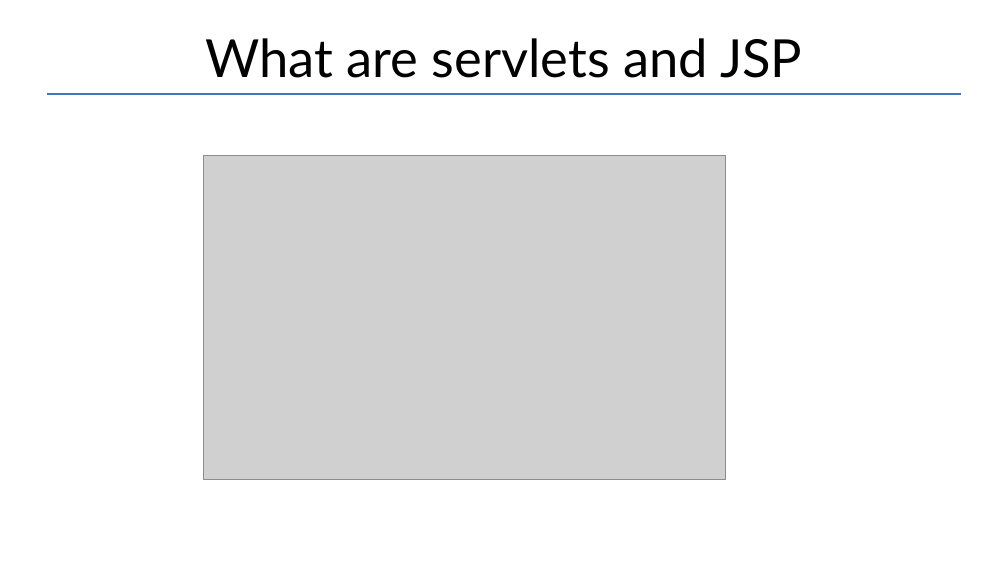
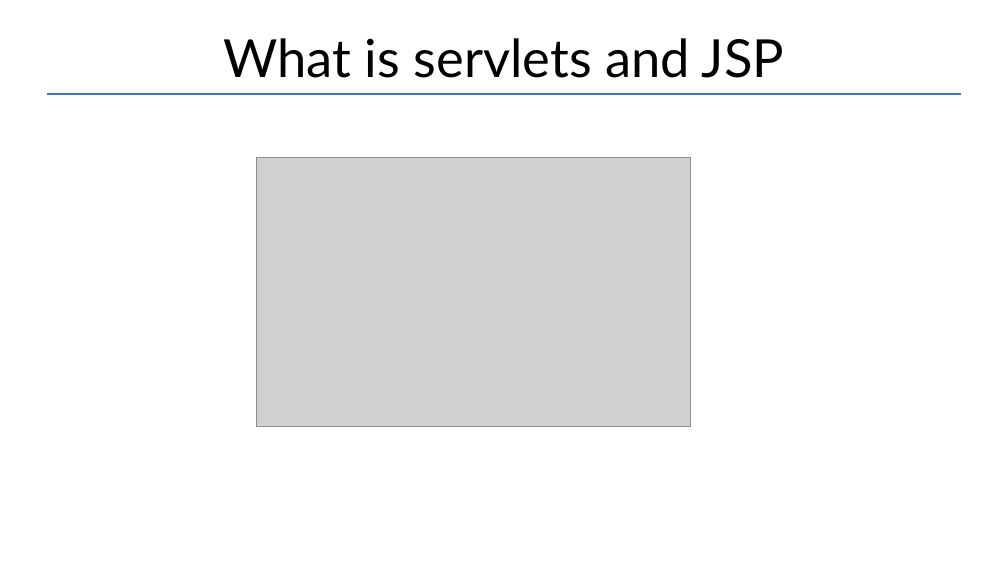
Before and after one commit to Garnik94/Levelup_presentations, a slide deck: slide 1 of Servlet/Servlet_Presentation.pptx. Drawn at 1008x567 pixels with LibreOffice and Linux fonts; fonts in the diff are those of the drawing; grey boxes stand for pictures. Boxes give left, top, right and bottom in pixels: in the first picture for what was removed or moved away, otherwise in the second. Text is boxed around its words. In the diff, an @@ line names an element or a change of style, - is before the commit and + after.

```diff
--- a/Servlet/Servlet_Presentation.pptx
+++ b/Servlet/Servlet_Presentation.pptx
@@ title at (223, 38, 784, 78): text changed @@
-What are servlets and JSP
+What is servlets and JSP
@@ picture: place and size @@
-picture at (204, 155, 726, 479)
+picture at (256, 157, 690, 426)
```
Also in this commit, not shown: 2 other slides changed, 6 slides added, 9 other files.
